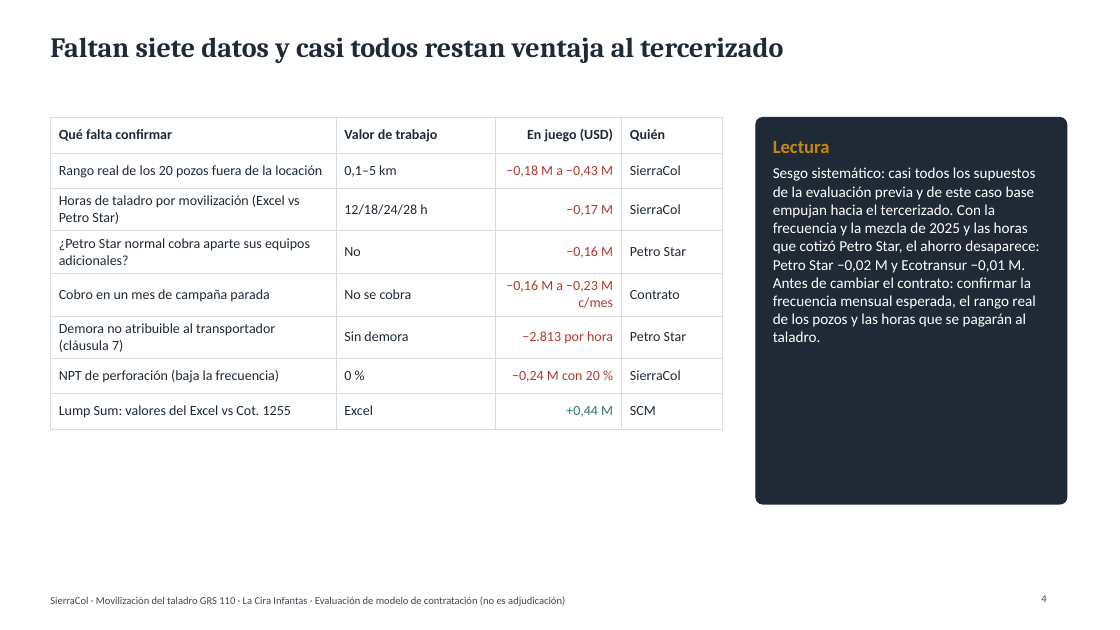
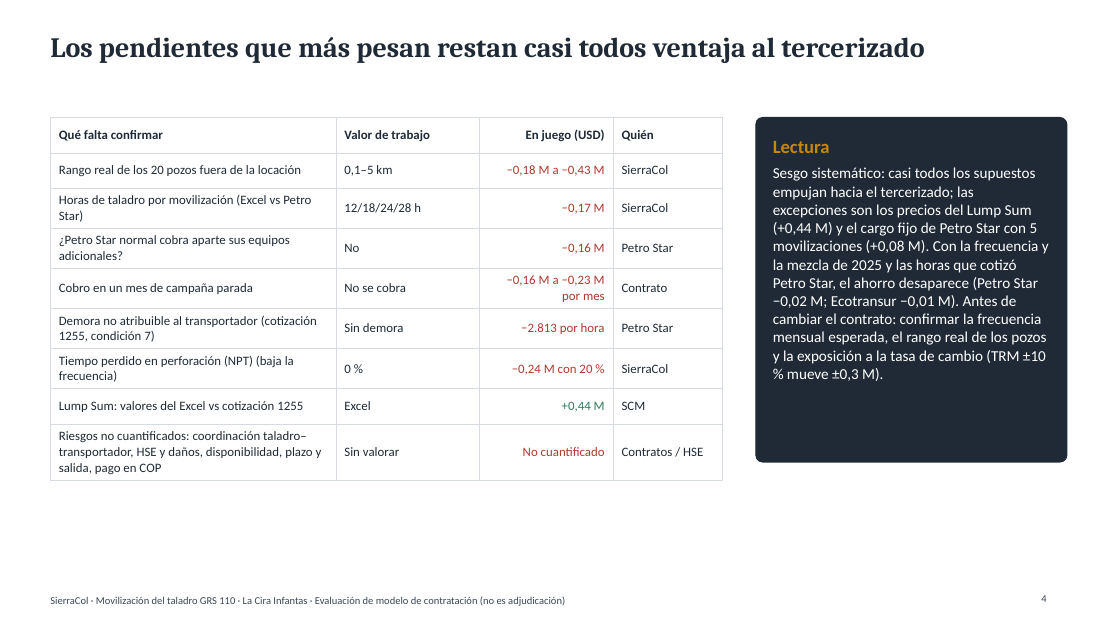
Before and after one commit to Elivl87/chatgpt-skills, a slide deck: slide 4 of movilizacion/entregables/Presentacion_Movilizacion_GRS110.pptx. Drawn at 1120x630 pixels with LibreOffice and Linux fonts; fonts in the diff are those of the drawing. Boxes give left, top, right and bottom in pixels: in the first picture for what was removed or moved away, otherwise in the second. Text is boxed around its words. In the diff, an @@ line names an element or a change of style, - is before the commit and + after.

```diff
--- a/movilizacion/entregables/Presentacion_Movilizacion_GRS110.pptx
+++ b/movilizacion/entregables/Presentacion_Movilizacion_GRS110.pptx
@@ title at [50,37,924,63]: text changed @@
-Faltan siete datos y casi todos restan ventaja al tercerizado
+Los pendientes que más pesan restan casi todos ventaja al tercerizado
@@ table at [50,118,723,478] @@
-row 5: Cobro en un mes de campaña parada | No se cobra | −0,16 M a −0,23 M c/mes | Contrato
-row 6: Demora no atribuible al transportador (cláusula 7) | Sin demora | −2.813 por hora | Petro Star
-row 7: NPT de perforación (baja la frecuencia) | 0 % | −0,24 M con 20 % | SierraCol
-row 8: Lump Sum: valores del Excel vs Cot. 1255 | Excel | +0,44 M | SCM
+row 5: Cobro en un mes de campaña parada | No se cobra | −0,16 M a −0,23 M por mes | Contrato
+row 6: Demora no atribuible al transportador (cotización 1255, condición 7) | Sin demora | −2.813 por hora | Petro Star
+row 7: Tiempo perdido en perforación (NPT) (baja la frecuencia) | 0 % | −0,24 M con 20 % | SierraCol
+row 8: Lump Sum: valores del Excel vs cotización 1255 | Excel | +0,44 M | SCM
+row 9: Riesgos no cuantificados: coordinación taladro–transportador, HSE y daños, disponibilidad, plazo y salida, pago en COP | Sin valorar | No cuantificado | Contratos / HSE
@@ rounded rectangle: place and size @@
-rounded rectangle at [756,118,1067,504]
+rounded rectangle at [756,118,1067,462]
@@ text at [773,167,1049,381]: text changed @@
-Sesgo sistemático: casi todos los supuestos de la evaluación previa y de este caso base empujan hacia el tercerizado. Con la frecuencia y la mezcla de 2025 y las horas que cotizó Petro Star, el ahorro desaparece: Petro Star −0,02 M y Ecotransur −0,01 M. Antes de cambiar el contrato: confirmar la frecuencia mensual esperada, el rango real de los pozos y las horas que se pagarán al taladro.
+Sesgo sistemático: casi todos los supuestos empujan hacia el tercerizado; las excepciones son los precios del Lump Sum (+0,44 M) y el cargo fijo de Petro Star con 5 movilizaciones (+0,08 M). Con la frecuencia y la mezcla de 2025 y las horas que cotizó Petro Star, el ahorro desaparece (Petro Star −0,02 M; Ecotransur −0,01 M). Antes de cambiar el contrato: confirmar la frecuencia mensual esperada, el rango real de los pozos y la exposición a la tasa de cambio (TRM ±10 % mueve ±0,3 M).
```
Also in this commit, not shown: 2 other slides changed, 11 other files.
